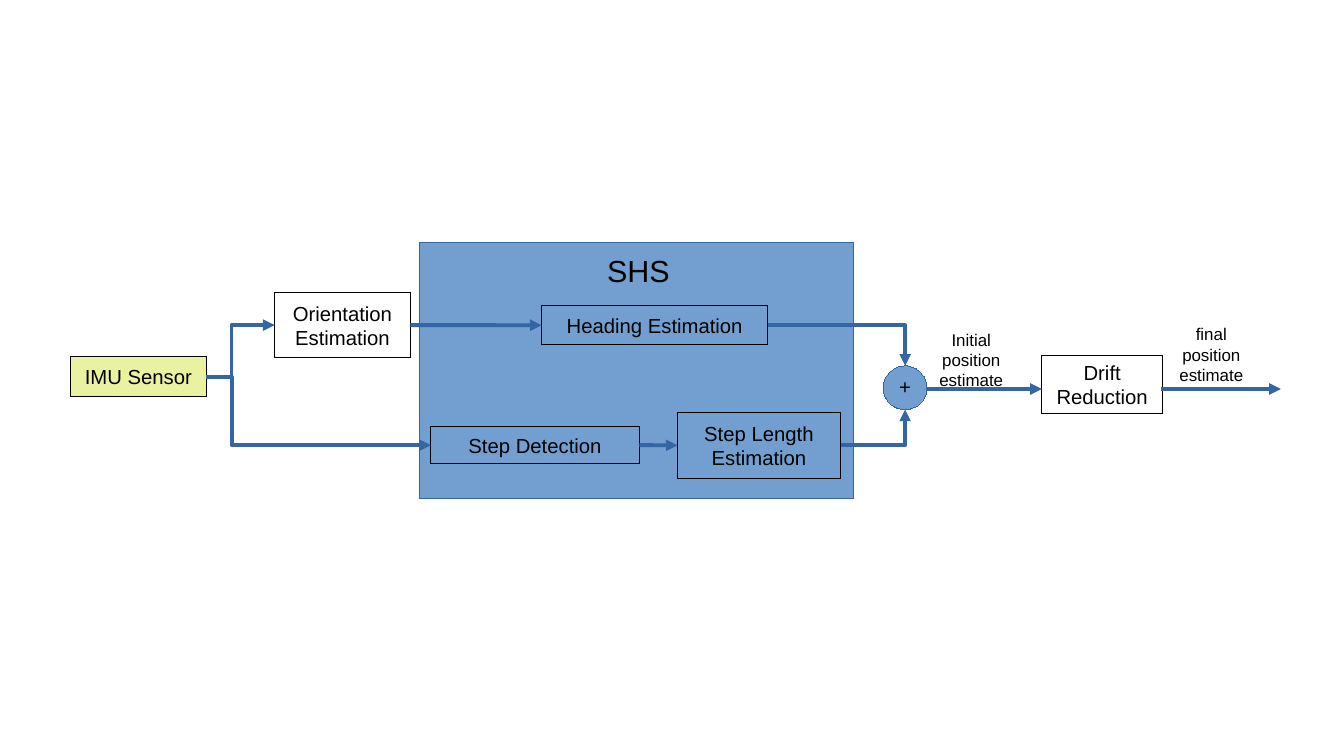
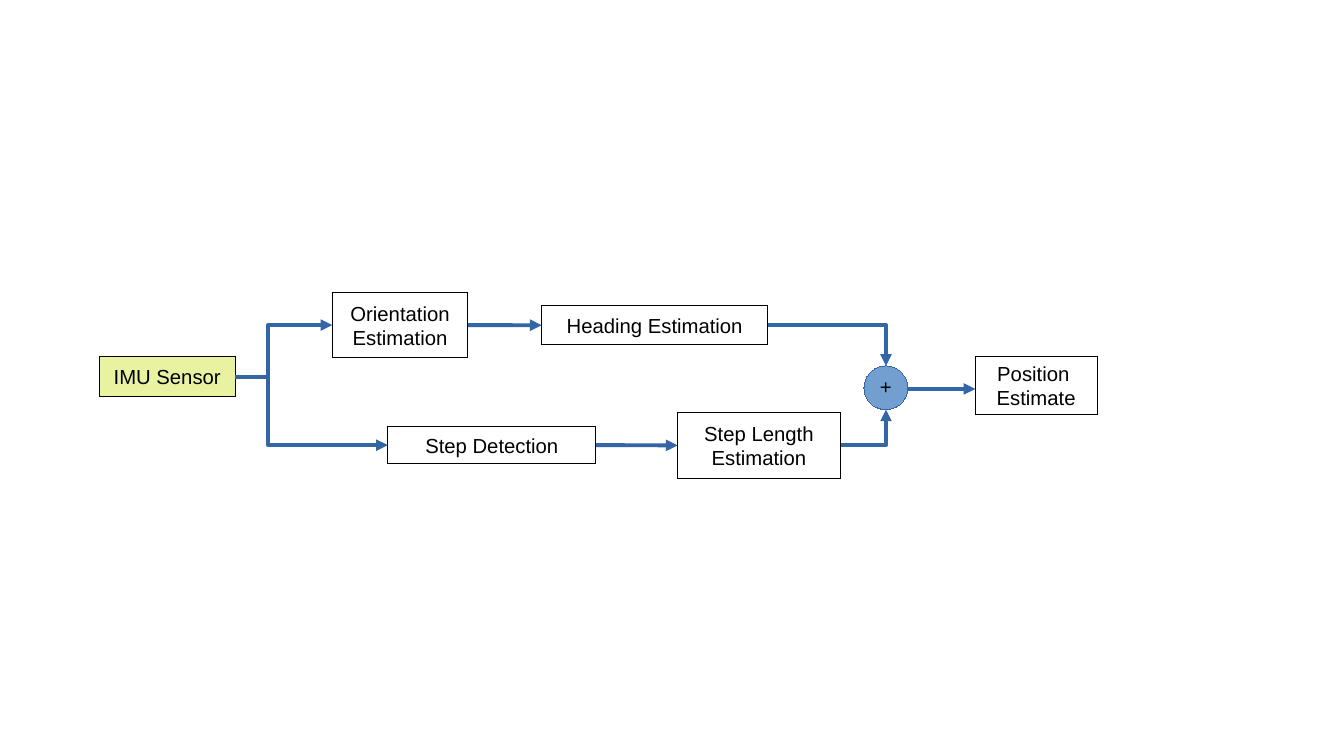
Before and after one commit to xiaohushaoxiang/Thesis-Report, a slide deck: slide 2 of diagramsv2.odp. Drawn at 1344x756 pixels with LibreOffice and Linux fonts; fonts in the diff are those of the drawing. Boxes give left, top, right and bottom in pixels: in the first picture for what was removed or moved away, otherwise in the second. Text is boxed around its words. In the diff, an @@ line names an element or a change of style, - is before the commit and + after.

```diff
--- a/diagramsv2.odp
+++ b/diagramsv2.odp
@@ rectangle removed at box(420, 243, 855, 499) @@
@@ text removed at box(607, 260, 670, 283) @@
-SHS
@@ rectangle "Orientation Estimation": place and size @@
-rectangle "Orientation Estimation" at box(274, 293, 410, 359)
+rectangle "Orientation Estimation" at box(333, 293, 468, 359)
@@ elbow arrow moved from (206, 377) - (274, 326) to (235, 377) - (333, 326) @@
@@ arrow moved from (411, 326) - (542, 326) to (468, 326) - (542, 326) @@
@@ elbow arrow moved from (768, 326) - (905, 366) to (768, 326) - (887, 366) @@
@@ text removed at box(1179, 327, 1243, 381) @@
-final position estimate
@@ rectangle "IMU Sensor": place and size @@
-rectangle "IMU Sensor" at box(71, 357, 206, 398)
+rectangle "IMU Sensor" at box(99, 357, 234, 398)
@@ rectangle "Position": place and size @@
-rectangle "Position" at box(939, 333, 1003, 391)
+rectangle "Position" at box(976, 357, 1098, 415)
@@ rectangle "Position" at box(976, 357, 1098, 415): outline none to #000000 0 pt @@
@@ rectangle removed at box(1043, 356, 1163, 413) @@
-Drift Reduction
@@ elbow arrow moved from (206, 377) - (432, 445) to (235, 377) - (388, 445) @@
@@ text "+": place and size @@
-text "+" at box(883, 370, 927, 405)
+text "+" at box(865, 370, 909, 405)
@@ ellipse: place and size @@
-ellipse at box(883, 366, 927, 410)
+ellipse at box(865, 366, 909, 410)
@@ arrow moved from (927, 389) - (1043, 389) to (909, 389) - (976, 389) @@
@@ text in rectangle at box(997, 366, 1076, 406): text changed; size 10 to 12 pt @@
-Initial position estimate
+Position
+Estimate
@@ arrow removed from (1161, 389) to (1282, 389) @@
@@ elbow arrow moved from (840, 445) - (905, 410) to (840, 445) - (887, 410) @@
@@ rectangle "Step Detection": place and size @@
-rectangle "Step Detection" at box(432, 427, 640, 465)
+rectangle "Step Detection" at box(388, 427, 596, 465)
@@ arrow moved from (639, 445) - (678, 445) to (596, 445) - (678, 445) @@
```
Also in this commit, not shown: 2 other slides changed, 1 slide added, 1 slide removed, 24 other files.
